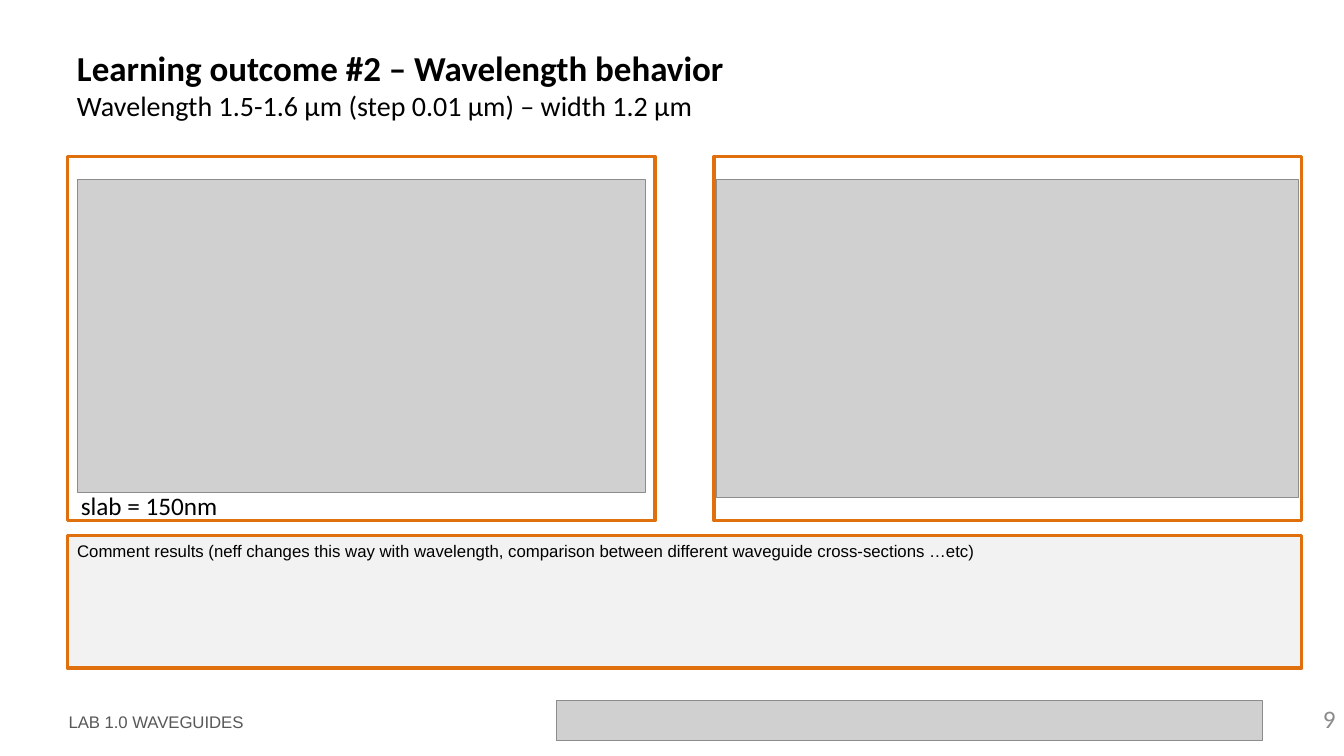
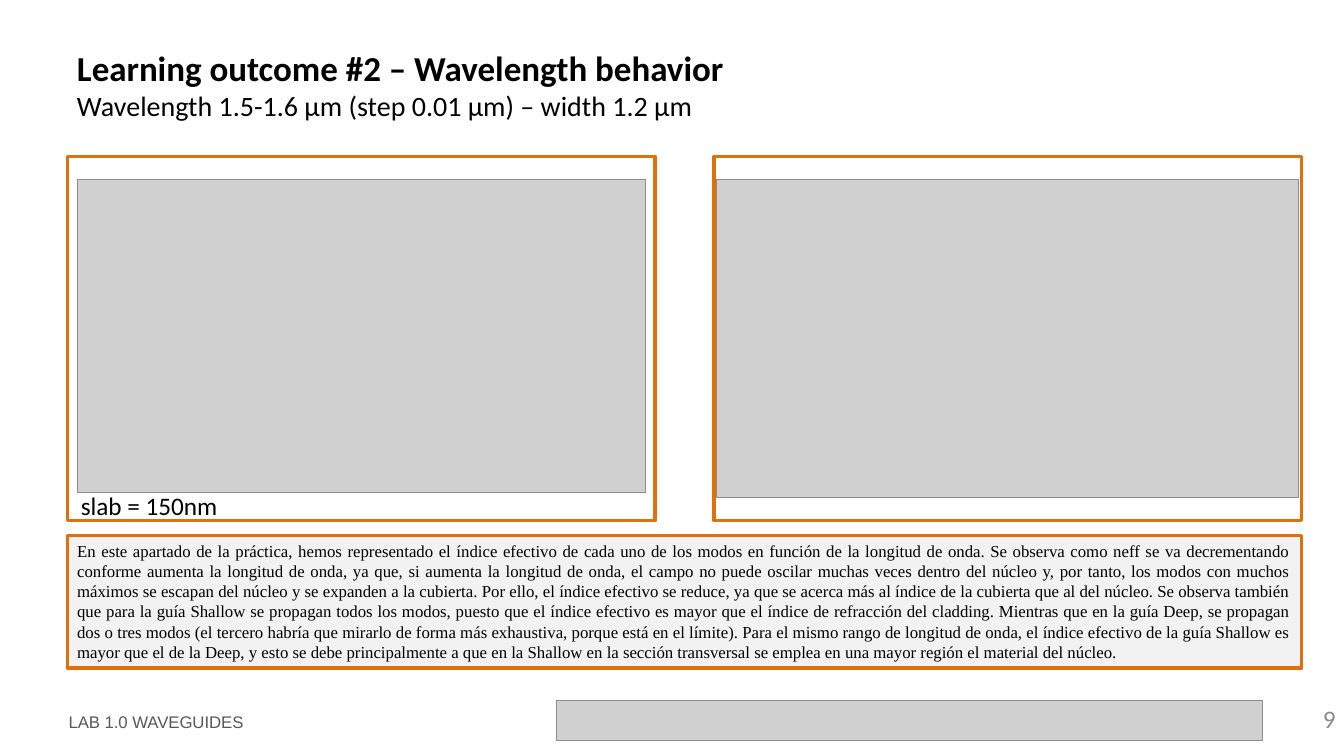
Before and after one commit to miiraandaa/cifoin-lab1, a slide deck: slide 9 of LabBook_10.pptx. Drawn at 1344x756 pixels with LibreOffice and Linux fonts; fonts in the diff are those of the drawing; grey boxes stand for pictures; background and template pictures are left out. Boxes give left, top, right and bottom in pixels: in the first picture for what was removed or moved away, otherwise in the second. Text is boxed around its words. In the diff, an @@ line names an element or a change of style, - is before the commit and + after.

```diff
--- a/LabBook_10.pptx
+++ b/LabBook_10.pptx
@@ text in rectangle at bbox=[77, 545, 1289, 662]: text changed; font Arial to Times New Roman @@
-Comment results (neff changes this way with wavelength, comparison between different waveguide cross-sections …etc)
+En este apartado de la práctica, hemos representado el índice efectivo de cada uno de los modos en función de la longitud de onda. Se observa como neff se va decrementando conforme aumenta la longitud de onda, ya que, si aumenta la longitud de onda, el campo no puede oscilar muchas veces dentro del núcleo y, por tanto, los modos con muchos máximos se escapan del núcleo y se expanden a la cubierta. Por ello, el índice efectivo se reduce, ya que se acerca más al índice de la cubierta que al del núcleo. Se observa también que para la guía Shallow se propagan todos los modos, puesto que el índice efectivo es mayor que el índice de refracción del cladding. Mientras que en la guía Deep, se propagan dos o tres modos (el tercero habría que mirarlo de forma más exhaustiva, porque está en el límite). Para el mismo rango de longitud de onda, el índice efectivo de la guía Shallow es mayor que el de la Deep, y esto se debe principalmente a que en la Shallow en la sección transversal se emplea en una mayor región el material del núcleo.
```
Also in this commit, not shown: 8 other slides changed, 6 slides added, 1 slide removed, 2 other files.
